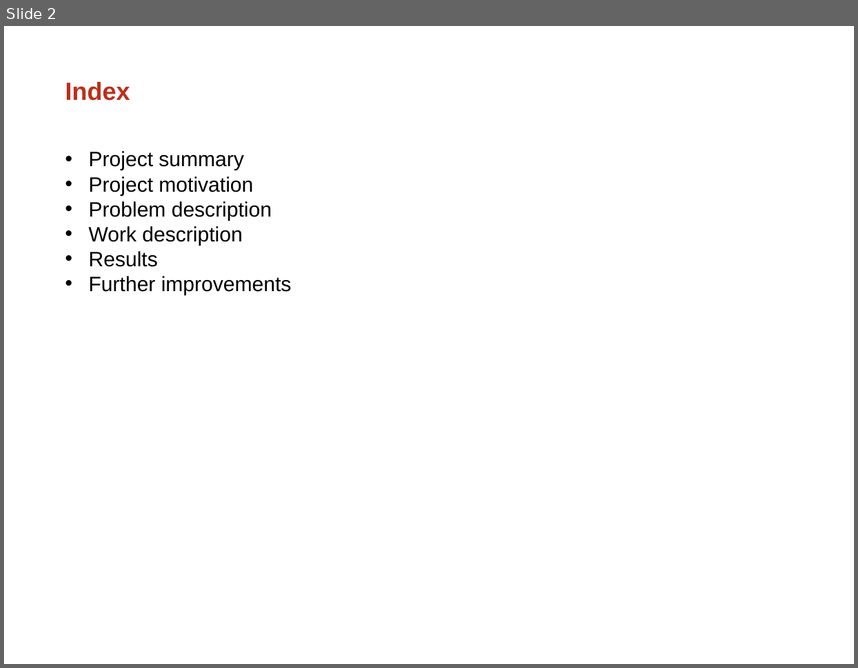
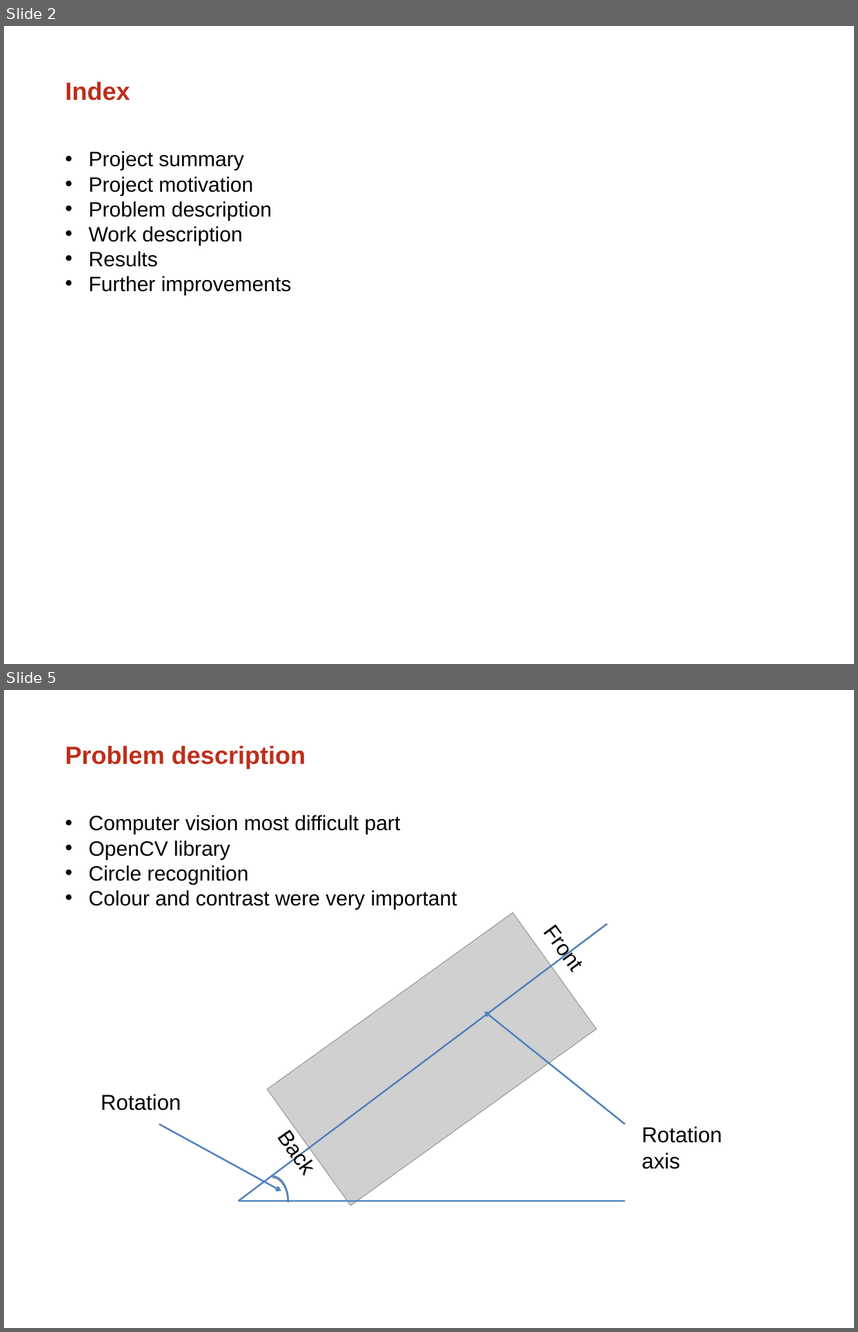
Before and after one commit to GSamuel/Robotica-2014-2015-Pacman, a slide deck: Overige/presentation pacman.ppt. Shown one above the other, each under a label of ours: slide 2 before the commit, slides 2 and 5 after it; the slides between them are not shown. The pictures are 858x668 and 858x1332 pixels, drawn with LibreOffice and Linux fonts; fonts in the diff are those of the drawing; grey boxes stand for pictures; background and template pictures are left out. Boxes give left, top, right and bottom in pixels: in the first picture for what was removed or moved away, otherwise in the second. Text is boxed around its words. In the diff, an @@ line names an element or a change of style, - is before the commit and + after.

Commit message:
Content for most slides

```diff
--- a/Overige/presentation pacman.ppt
+++ b/Overige/presentation pacman.ppt
@@ slide 5 added at box(4, 690, 854, 1328), background picture (left out) @@
@@ title added at box(65, 746, 306, 769), 30 pt, text #BE2E1A, bold @@
+Problem description
@@ text added at box(89, 815, 457, 909), 25 pt, text #000000 @@
+• Computer vision most difficult part
+• OpenCV library
+• Circle recognition
+• Colour and contrast were very important
@@ picture added at box(267, 913, 596, 1206) @@
@@ text added at box(533, 913, 642, 1046), 26 pt, text #000000 @@
+Front
@@ line added from (607, 924) to (239, 1201), #4F81BD 2.01 pt @@
@@ arrow added from (625, 1124) to (485, 1012), #4F81BD 2.01 pt @@
@@ text added at box(101, 1094, 181, 1110), 26 pt, text #000000 @@
+Rotation
@@ arrow added from (159, 1124) to (281, 1191), #4F81BD 2.01 pt @@
@@ text added at box(267, 1118, 383, 1264), 26 pt, text #000000 @@
+Back
@@ text added at box(642, 1126, 722, 1169), 26 pt, text #000000 @@
+Rotation axis
@@ freeform shape added at box(257, 1176, 288, 1225), outline #4F81BD 2.01 pt @@
@@ line added from (239, 1201) to (625, 1201), #4F81BD 2.01 pt @@
```
Also in this commit, not shown: 6 other slides added.
